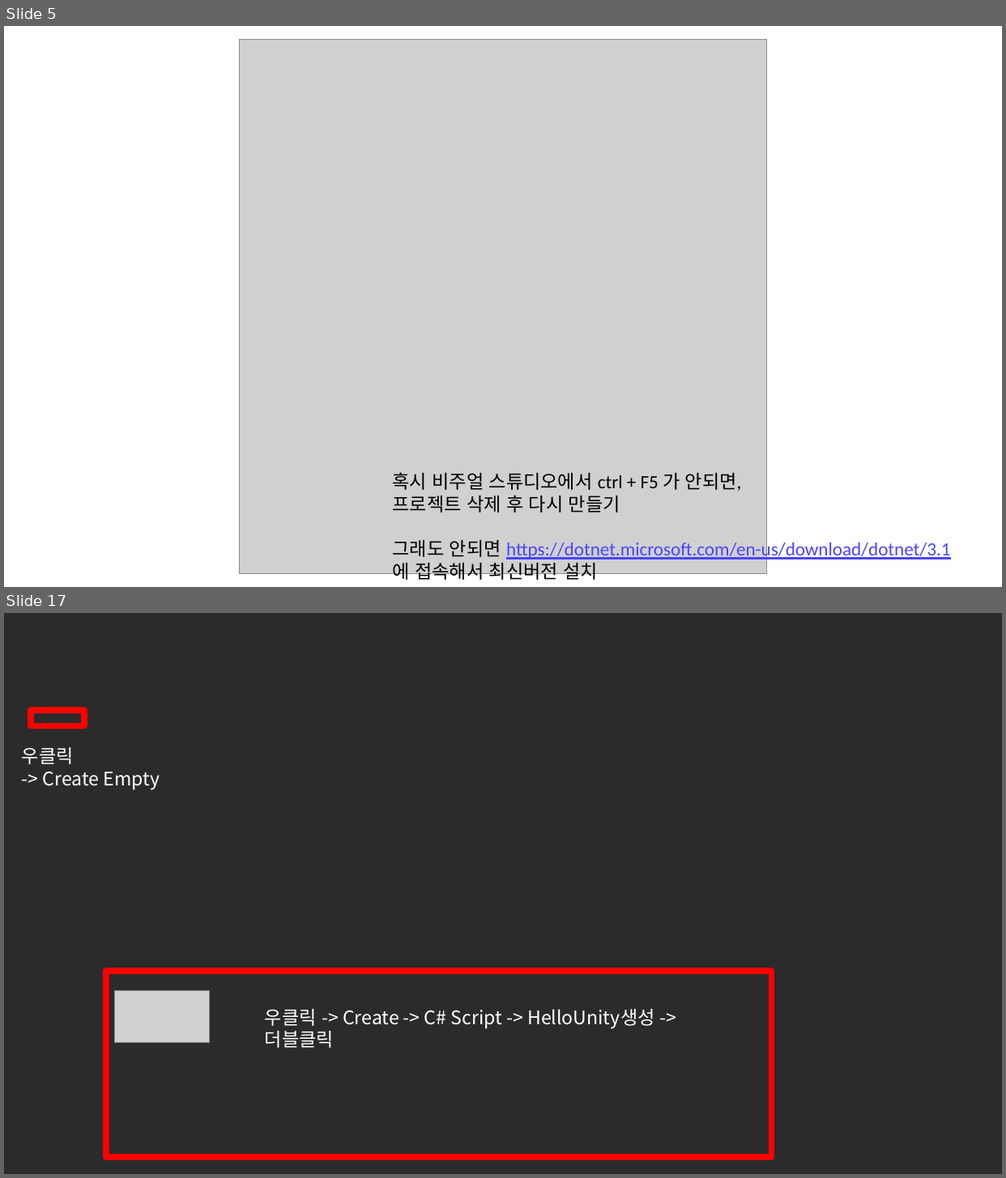
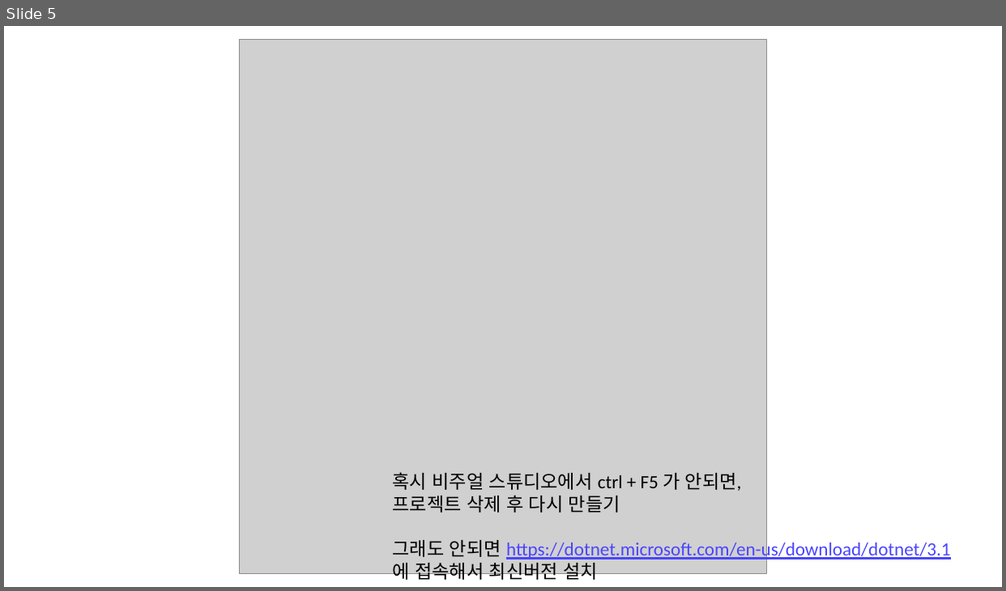
Before and after one commit to Comet-Csms/Languages, a slide deck: Learning Materials/C#/환경설정.pptx. Shown one above the other, each under a label of ours: slides 5 and 17 before the commit, slide 5 after it; the slides between them are not shown. The pictures are 1006x1178 and 1006x591 pixels, drawn with LibreOffice and Linux fonts; fonts in the diff are those of the drawing; grey boxes stand for pictures; background and template pictures are left out; a plain dark background stands for a picture behind light text. Boxes give left, top, right and bottom in pixels: in the first picture for what was removed or moved away, otherwise in the second. Text is boxed around its words. In the diff, an @@ line names an element or a change of style, - is before the commit and + after.

```diff
--- a/Learning Materials/C#/환경설정.pptx
+++ b/Learning Materials/C#/환경설정.pptx
@@ slide 17 removed at box(4, 613, 1002, 1174), background picture (left out) @@
@@ rectangle removed at box(31, 710, 84, 726) @@
@@ text removed at box(22, 747, 160, 790) @@
-우클릭
--> Create Empty
@@ rectangle removed at box(106, 972, 771, 1157) @@
@@ picture removed at box(115, 991, 209, 1043) @@
@@ text removed at box(265, 1009, 654, 1048) @@
-우클릭 -> Create -> C# Script -> HelloUnity생성 -> 더블클릭
```
Also in this commit, not shown: 13 other slides removed.
